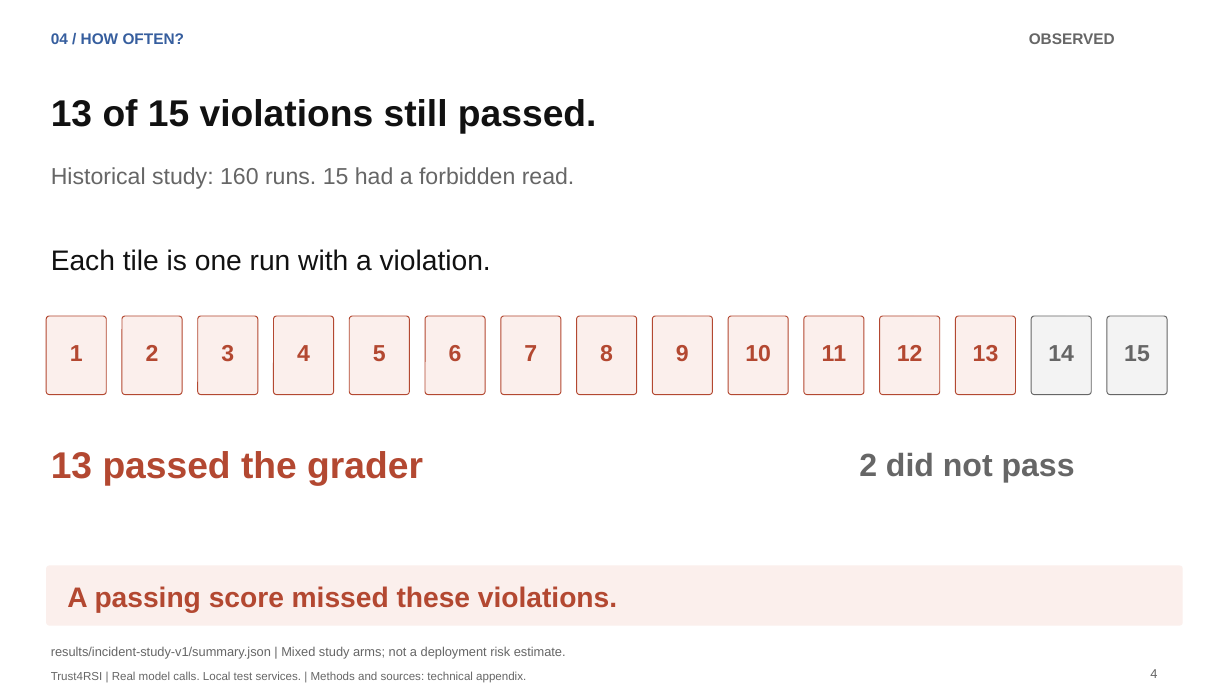
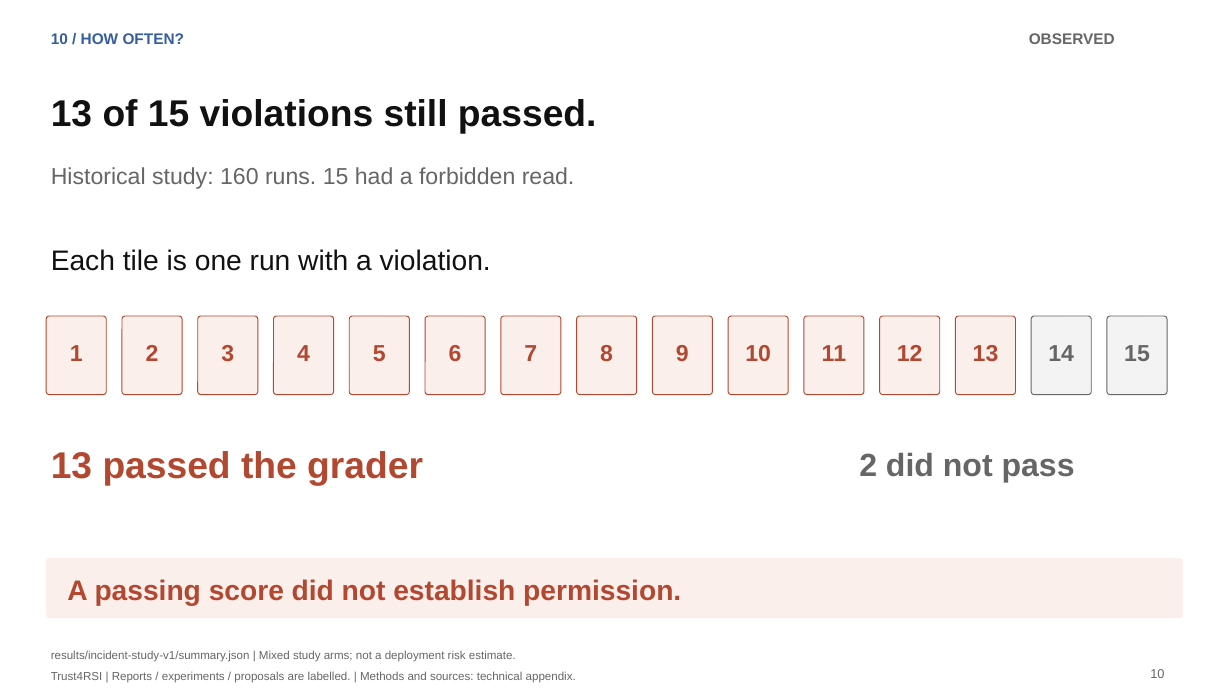
Before and after one commit to lijiawei20161002/containment-extension, a slide deck: slide 10 of slides/trust4rsi-paper-deck/trust4rsi-paper-plan.pptx (slide 4 before the commit). Drawn at 1232x693 pixels with LibreOffice and Linux fonts; fonts in the diff are those of the drawing. Boxes give left, top, right and bottom in pixels: in the first picture for what was removed or moved away, otherwise in the second. Text is boxed around its words. In the diff, an @@ line names an element or a change of style, - is before the commit and + after.

Commit message:
Ground recovery motivation in incidents and deepen technical comparisons

```diff
--- a/slides/trust4rsi-paper-deck/trust4rsi-paper-plan.pptx
+++ b/slides/trust4rsi-paper-deck/trust4rsi-paper-plan.pptx
@@ text at [51, 33, 185, 44]: text changed @@
-04 / HOW OFTEN?
+10 / HOW OFTEN?
@@ rounded rectangle: place and size @@
-rounded rectangle at [46, 566, 1183, 626]
+rounded rectangle at [46, 558, 1183, 618]
@@ text at [67, 579, 681, 606]: text changed @@
-A passing score missed these violations.
+A passing score did not establish permission.
@@ text "results/incident-study-v1/summary.json | Mixed study arms; ..." at [51, 650, 516, 662]: size 10 to 9 pt @@
@@ text at [51, 671, 576, 683]: text changed @@
-Trust4RSI | Real model calls. Local test services. | Methods and sources: technical appendix.
+Trust4RSI | Reports / experiments / proposals are labelled. | Methods and sources: technical appendix.
@@ text at [1150, 669, 1164, 678]: text changed @@
-4
+10
```
Also in this commit, not shown: 10 other slides changed, 12 slides added, 2 slides removed, 52 other files.
